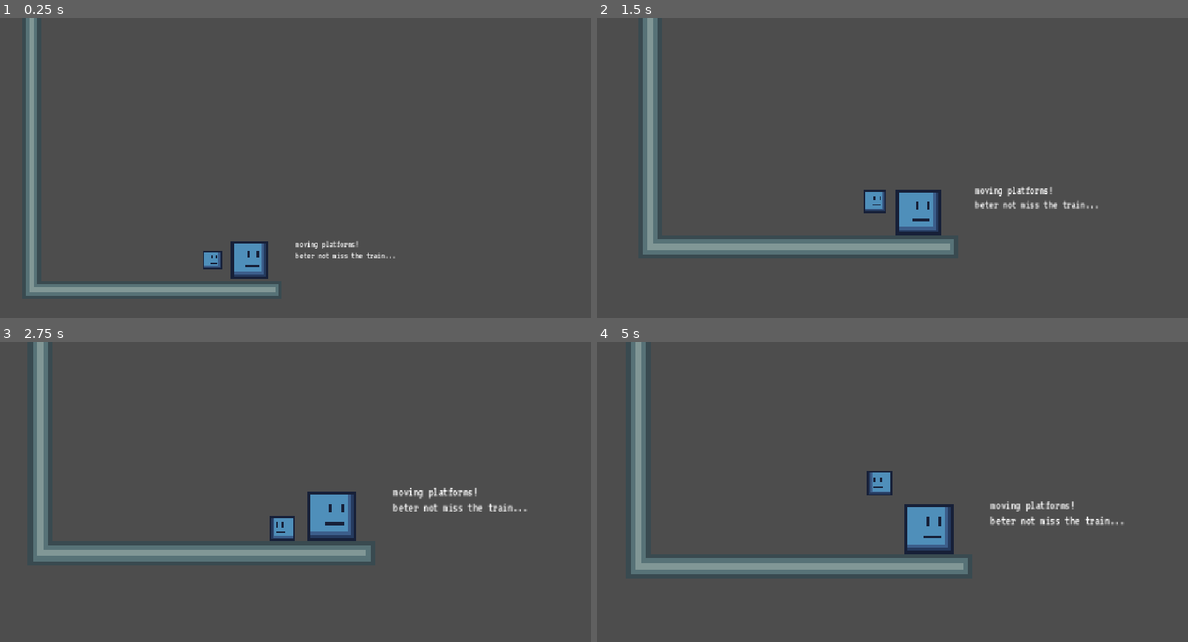
Above: before the commit, frames 1-4 (two rows, left to right).
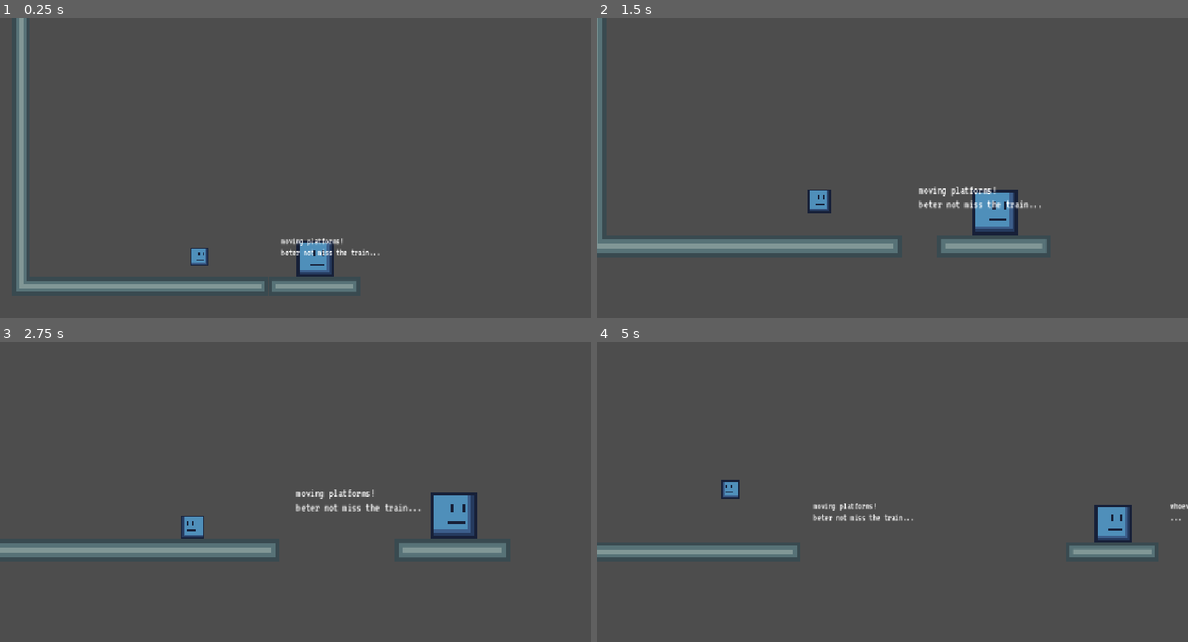
Above: after the commit, the same moments.

Repository: itstntcraft123/small-guy-big-guy
Game: Godot game, scene res://scenes/levels/level18.tscn
Two runs of this game, one before a commit and one after it. Both use one fixed random seed, a clock stepped at 60 frames per second and the inputs below. This scene is started directly instead of the project's main scene.
Inputs (mouse positions are in pixels of both pictures, inside the frame that each line leads up to):
- Up to frame 1 (0.25 s): no input
- Up to frame 2 (1.5 s): tap Enter at 0.5 s; move the mouse to (1022, 168) at 0.52 s; hold E (interact) 0.53-1.28 s; hold D (small_right) from 0.53 s (still down); click (1022, 168) at 0.67 s; tap W (small_jump) at 0.77 s; move the mouse to (774, 201) at 1.27 s; tap Alt at 1.35 s
- Up to frame 3 (2.75 s): tap W (small_jump) at 1.52 s; move the mouse to (354, 435) at 2.02 s; release D (small_right) at 2.03 s; hold A (small_left) from 2.03 s (still down); tap Shift at 2.1 s
- Up to frame 4 (5 s): move the mouse to (862, 573) at 2.77 s; release A (small_left) at 2.78 s; hold D (small_right) 2.78-4.28 s; tap E (interact) at 2.85 s; click (862, 573) at 2.92 s; tap W (small_jump) at 3.02, 3.77, 4.52 s; move the mouse to (1069, 558) at 3.52 s; tap Alt at 3.6 s; move the mouse to (715, 459) at 4.27 s; hold A (small_left) from 4.28 s (still down); tap Shift at 4.35 s

The runs differ from the first frame. In frame 1, 7.5% of the frame differs, in the area x 2-67%, y 0-93%; in frame 2, 7.9%; in frame 3, 9.0%; in frame 4, 10%, in the area x 0-100%, y 0-78%.

Commit message:
updated moving platform tutorial (lvl18)

Diff:
--- a/scenes/levels/level18.tscn
+++ b/scenes/levels/level18.tscn
@@ -3,6 +3,7 @@
 [ext_resource type="PackedScene" uid="uid://bwoptb407y16w" path="res://scenes/game.tscn" id="1_5px8r"]
 [ext_resource type="PackedScene" uid="uid://c7we4uuf3g5jb" path="res://scenes/objects/moving_platform.tscn" id="2_uwxly"]
 [ext_resource type="PackedScene" uid="uid://bi0nb5x6oanyb" path="res://scenes/objects/portal.tscn" id="3_6wnbf"]
+[ext_resource type="Texture2D" uid="uid://rxdgjqa0rj0x" path="res://sprites/autotile/tileplaceholder13tile-autotile.png" id="4_6wnbf"]
 [ext_resource type="FontFile" uid="uid://cu481t7pvuwcn" path="res://fonts/VT323.ttf" id="4_hdnc8"]
 
 [node name="Game" unique_id=2126916218 instance=ExtResource("1_5px8r")]
@@ -11,7 +12,7 @@
 position = Vector2(-232, 144)
 
 [node name="BigGuy" parent="." index="2" unique_id=1109696247]
-position = Vector2(-168, 144)
+position = Vector2(-30, 186)
 
 [node name="TileMapLayer" parent="." index="3" unique_id=752737559]
 tile_map_data = PackedByteArray("AAD8/wcAAAADAAMAAAD7/wcAAAACAAMAAAD6/wcAAAACAAMAAAD5/wcAAAACAAMAAAD4/wcAAAACAAMAAAD3/w …(1136 unchanged characters)…
@@ -20,31 +21,13 @@
 position = Vector2(1231, 207)
 
 [node name="MovingPlatform" parent="." index="6" unique_id=480596936 instance=ExtResource("2_uwxly")]
-position = Vector2(-80, 240)
+position = Vector2(-16, 240)
+texture = ExtResource("4_6wnbf")
+length = 5
 travel = Vector2(928, 0)
 duration = 10.0
 
-[node name="MovingPlatform2" parent="." index="7" unique_id=417395738 instance=ExtResource("2_uwxly")]
-position = Vector2(-49, 240)
-travel = Vector2(928, 0)
-duration = 10.0
-
-[node name="MovingPlatform3" parent="." index="8" unique_id=1717888158 instance=ExtResource("2_uwxly")]
-position = Vector2(-17, 240)
-travel = Vector2(928, 0)
-duration = 10.0
-
-[node name="MovingPlatform4" parent="." index="9" unique_id=43945833 instance=ExtResource("2_uwxly")]
-position = Vector2(15, 240)
-travel = Vector2(928, 0)
-duration = 10.0
-
-[node name="MovingPlatform5" parent="." index="10" unique_id=1778844565 instance=ExtResource("2_uwxly")]
-position = Vector2(47, 240)
-travel = Vector2(928, 0)
-duration = 10.0
-
-[node name="Label" type="Label" parent="." index="11" unique_id=2025715443]
+[node name="Label" type="Label" parent="." index="7" unique_id=2025715443]
 offset_left = -73.0
 offset_top = 153.0
 offset_right = 100.0
@@ -53,7 +36,7 @@
 text = "moving platforms!
 beter not miss the train..."
 
-[node name="Label2" type="Label" parent="." index="12" unique_id=429563279]
+[node name="Label2" type="Label" parent="." index="8" unique_id=429563279]
 offset_left = 543.0
 offset_top = 153.0
 offset_right = 716.0
